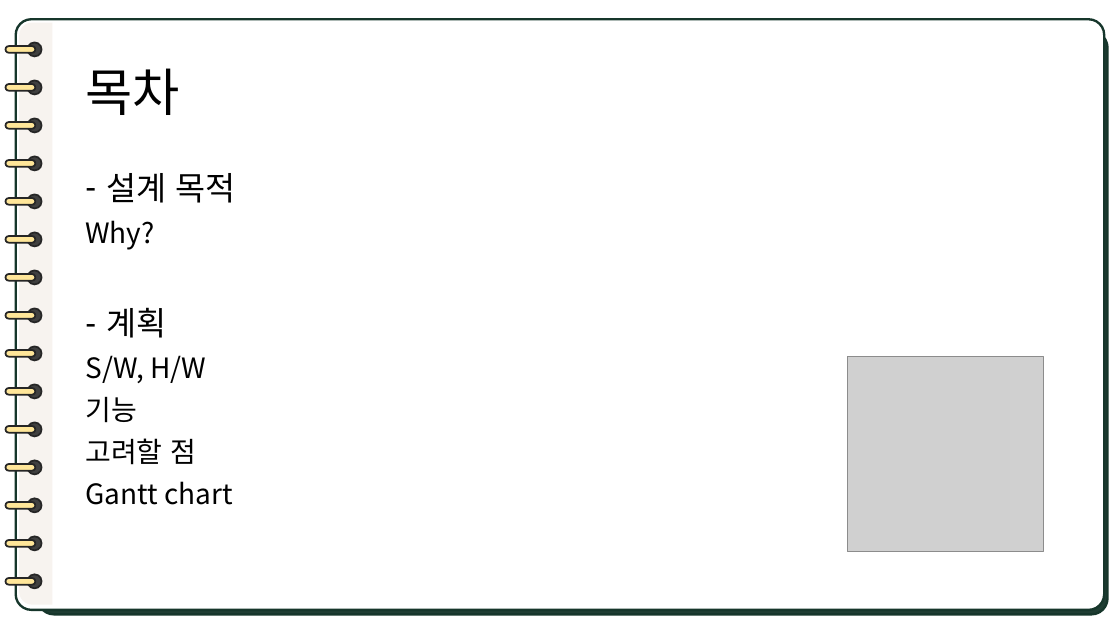
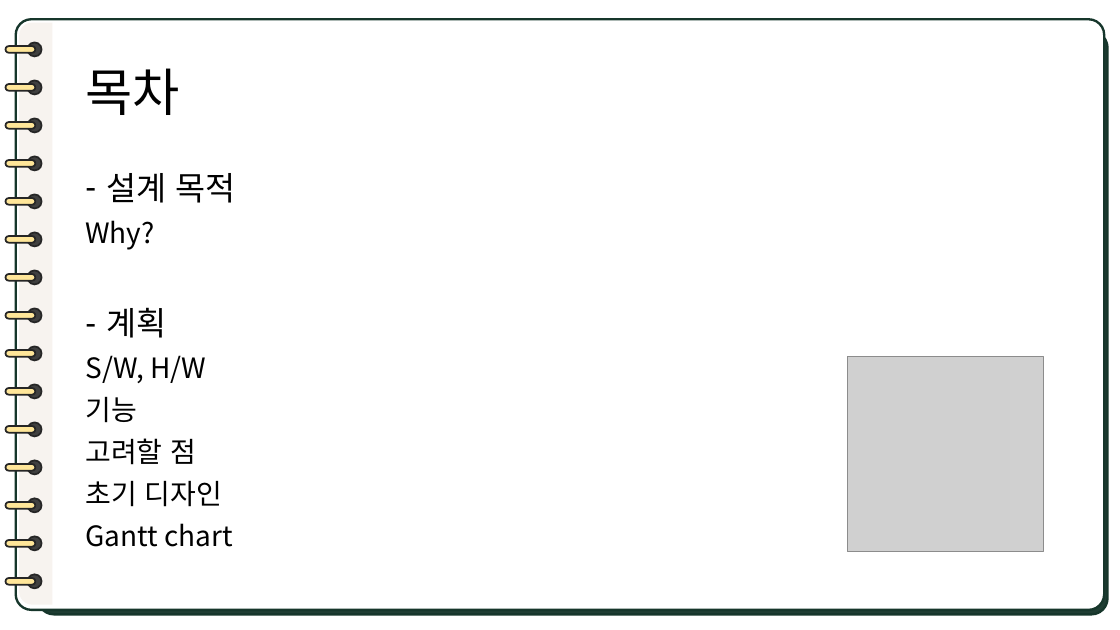
Before and after one commit to binn328/IoT_Project, a slide deck: slide 2 of IoT_PPT.pptx. Drawn at 1120x630 pixels with LibreOffice and Linux fonts; fonts in the diff are those of the drawing; grey boxes stand for pictures. Boxes give left, top, right and bottom in pixels: in the first picture for what was removed or moved away, otherwise in the second. Text is boxed around its words. In the diff, an @@ line names an element or a change of style, - is before the commit and + after.

Commit message:
Update IoT_PPT.pptx
오타 수정, 초기 디자인 추가

```diff
--- a/IoT_PPT.pptx
+++ b/IoT_PPT.pptx
@@ text at (85, 480, 222, 507): paragraph added @@
+초기 디자인
```
Also in this commit, not shown: 2 other slides changed, 1 slide added.
